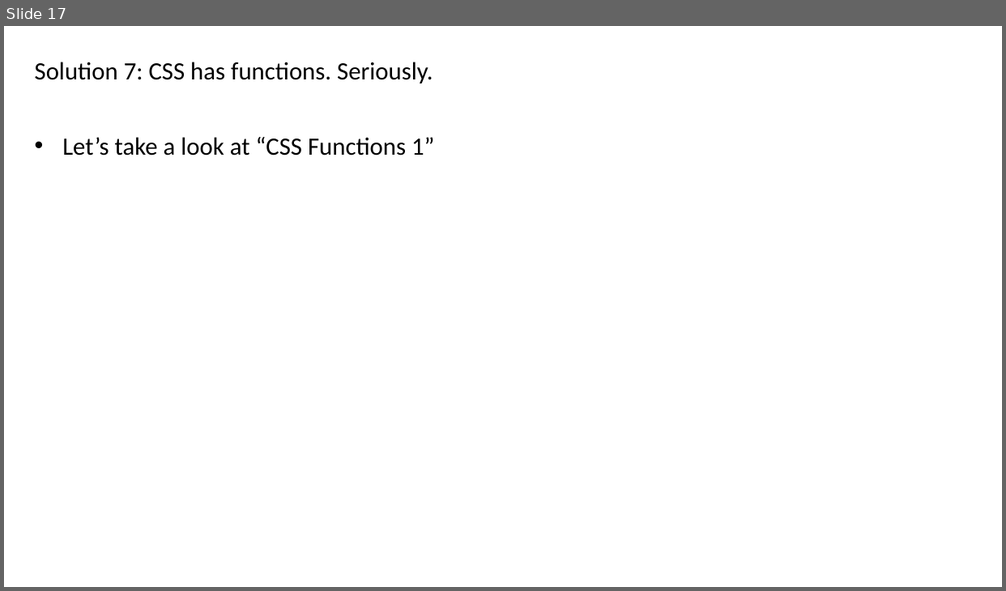
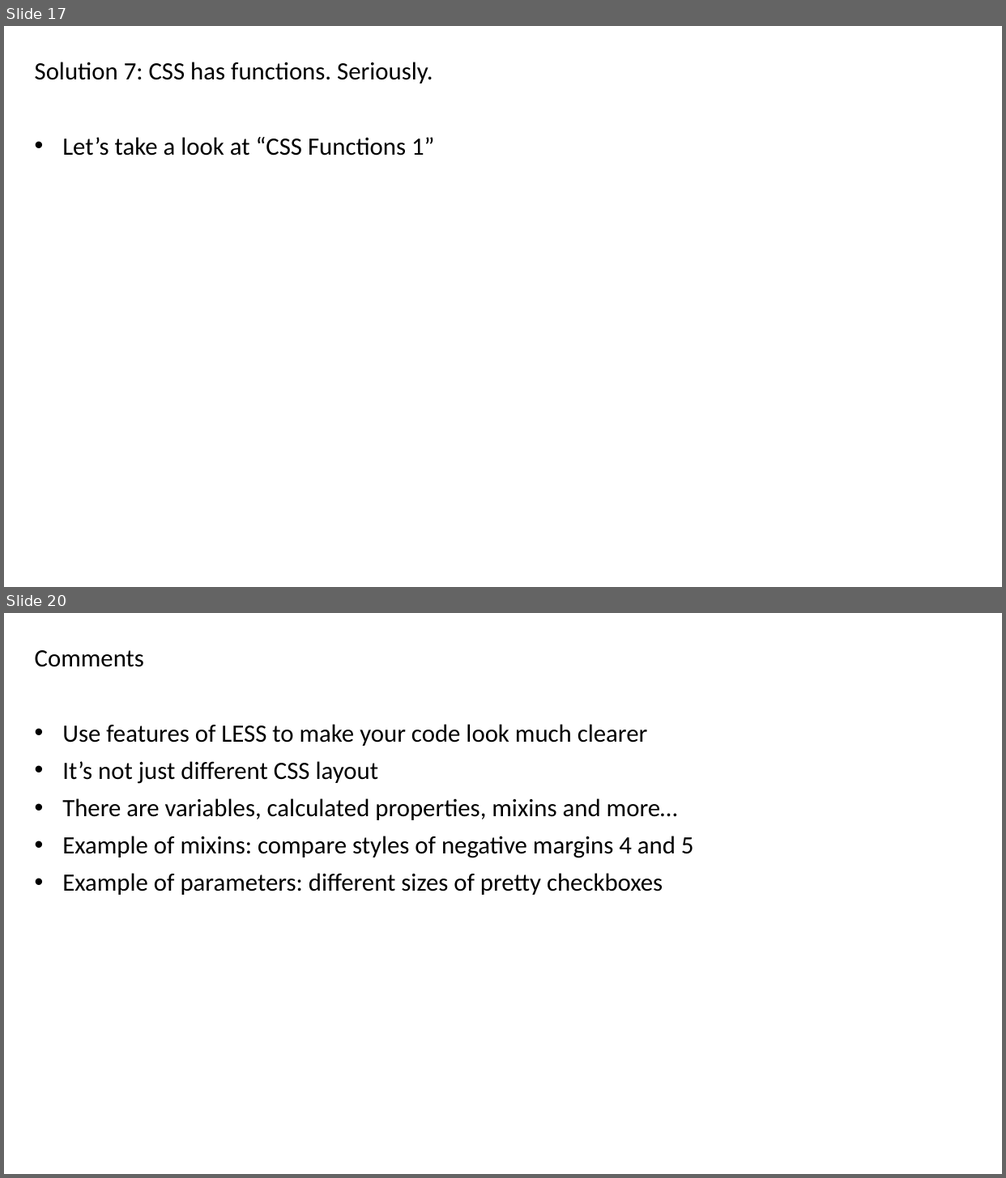
Before and after one commit to danieljanczak/CSS1, a slide deck: CssDemo.pptx. Shown one above the other, each under a label of ours: slide 17 before the commit, slides 17 and 20 after it; the slides between them are not shown. The pictures are 1006x591 and 1006x1178 pixels, drawn with LibreOffice and Linux fonts; fonts in the diff are those of the drawing. Boxes give left, top, right and bottom in pixels: in the first picture for what was removed or moved away, otherwise in the second. Text is boxed around its words. In the diff, an @@ line names an element or a change of style, - is before the commit and + after.

```diff
--- a/CssDemo.pptx
+++ b/CssDemo.pptx
@@ slide 20 added at <box>4,613,1002,1174</box>, background #FFFFFF @@
@@ subtitle added at <box>35,650,694,895</box>, 24 pt, text #000000 @@
+Comments
+• Use features of LESS to make your code look much clearer
+• It’s not just different CSS layout
+• There are variables, calculated properties, mixins and more…
+• Example of mixins: compare styles of negative margins 4 and 5
+• Example of parameters: different sizes of pretty checkboxes
```
Also in this commit, not shown: 3 other slides added, 10 other files.
